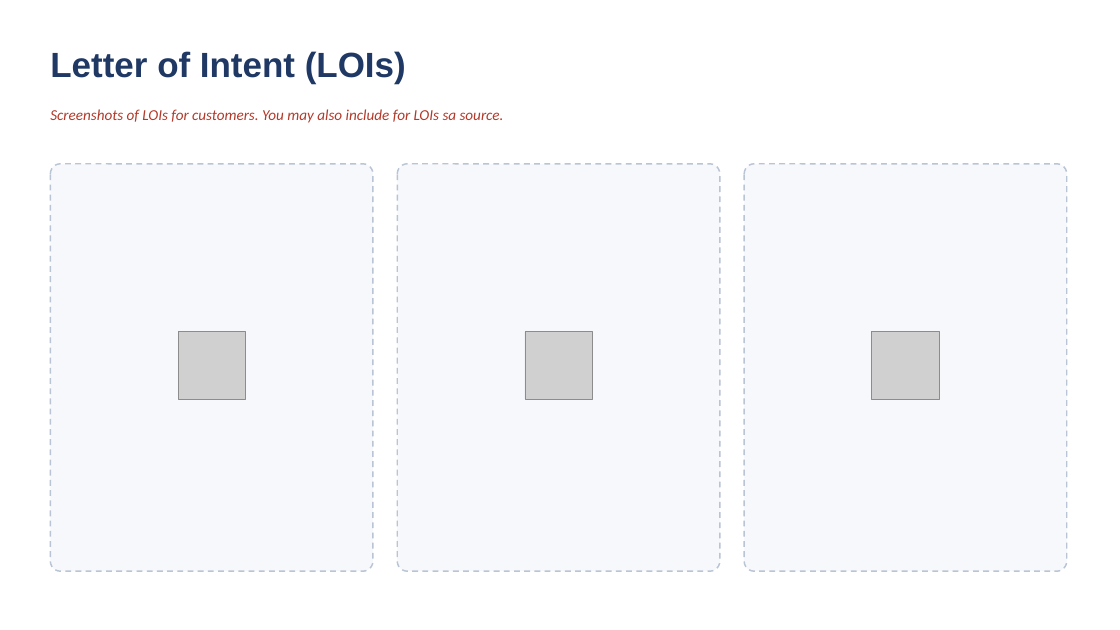
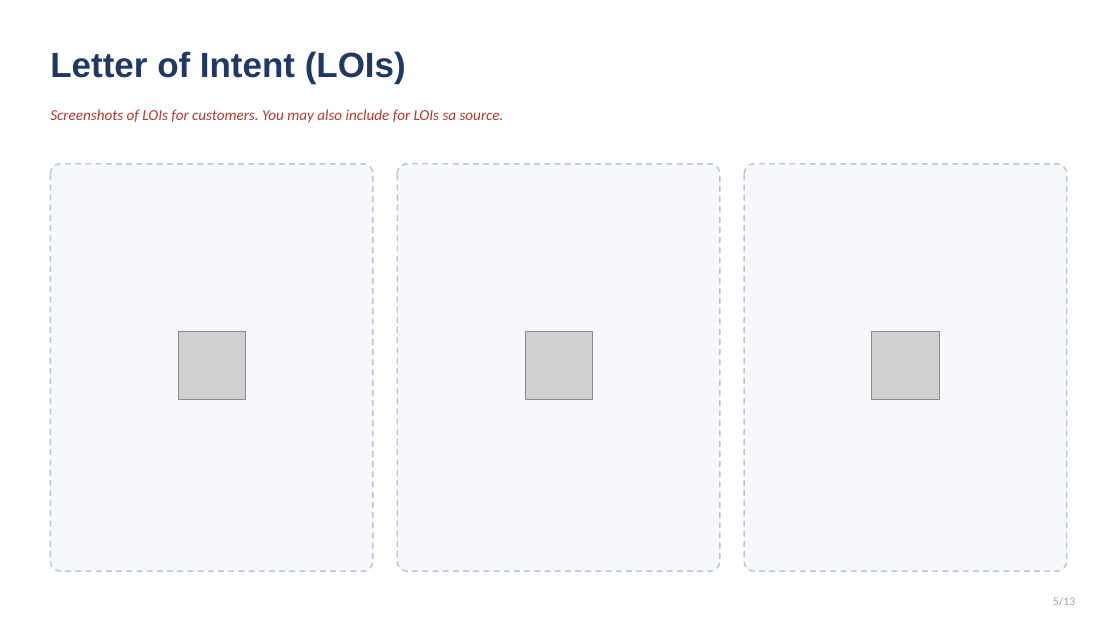
Before and after one commit to chanyowll/SPRINT-STEP, a slide deck: slide 5 of STEP site/source/assets/pitch-template/FASTRAC-Pitch-Deck-Template.pptx. Drawn at 1120x630 pixels with LibreOffice and Linux fonts; fonts in the diff are those of the drawing; grey boxes stand for pictures. Boxes give left, top, right and bottom in pixels: in the first picture for what was removed or moved away, otherwise in the second. Text is boxed around its words. In the diff, an @@ line names an element or a change of style, - is before the commit and + after.

```diff
--- a/STEP site/source/assets/pitch-template/FASTRAC-Pitch-Deck-Template.pptx
+++ b/STEP site/source/assets/pitch-template/FASTRAC-Pitch-Deck-Template.pptx
@@ text added at [1053, 597, 1075, 605], 10 pt, text #9AA5B5 @@
+5/13
```
Also in this commit, not shown: 12 other slides changed, 17 other files.
